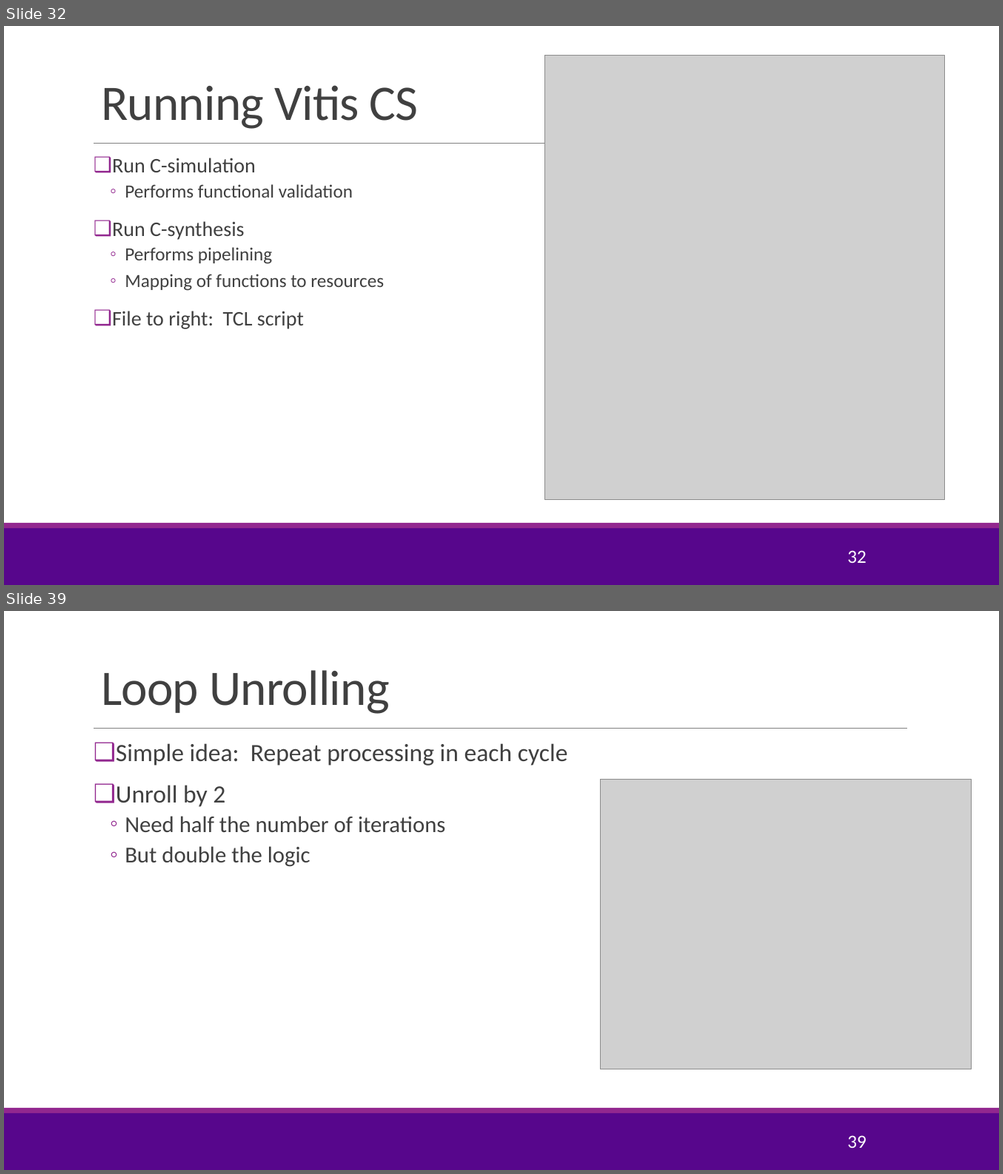
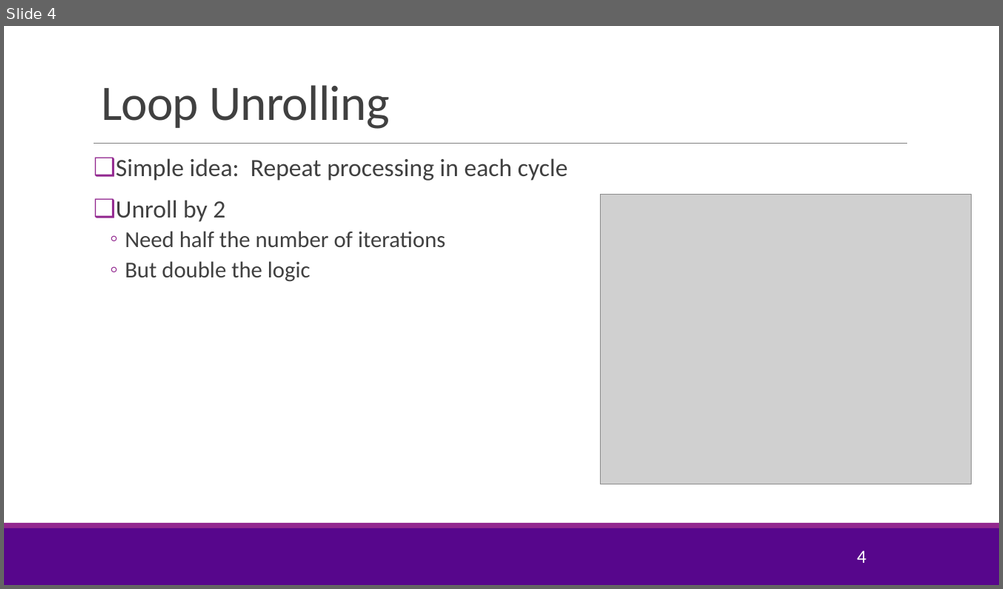
Before and after one commit to sdrangan/fpgademos, a slide deck: units/unit08_unroll/unroll.pptx. Shown one above the other, each under a label of ours: slides 32 and 39 before the commit, slide 4 after it; the slides between them are not shown. The pictures are 1003x1174 and 1003x589 pixels, drawn with LibreOffice and Linux fonts; fonts in the diff are those of the drawing; grey boxes stand for pictures; background and template pictures are left out. Boxes give left, top, right and bottom in pixels: in the first picture for what was removed or moved away, otherwise in the second. Text is boxed around its words. In the diff, an @@ line names an element or a change of style, - is before the commit and + after.

```diff
--- a/units/unit08_unroll/unroll.pptx
+++ b/units/unit08_unroll/unroll.pptx
@@ slide 32 removed at bbox=[4, 26, 999, 585], background #FFFFFF; not listed: 3 template elements that a slide beside it also shows @@
@@ picture removed at bbox=[545, 55, 945, 500] @@
@@ title removed at bbox=[101, 85, 418, 129] @@
-Running Vitis CS
@@ text removed at bbox=[112, 158, 384, 329] @@
-❑ Run C-simulation
-  ◦ Performs functional validation
-❑ Run C-synthesis
-  ◦ Performs pipelining
-  ◦ Mapping of functions to resources
-❑ File to right: TCL script
@@ page number removed at bbox=[847, 551, 866, 563] @@
-32
@@ what was slide 39 is now slide 4 @@
@@ page number at bbox=[856, 551, 866, 563]: text changed @@
-39
+4
```
Also in this commit, not shown: 1 slide added, 34 other slides removed, 13 other files.
